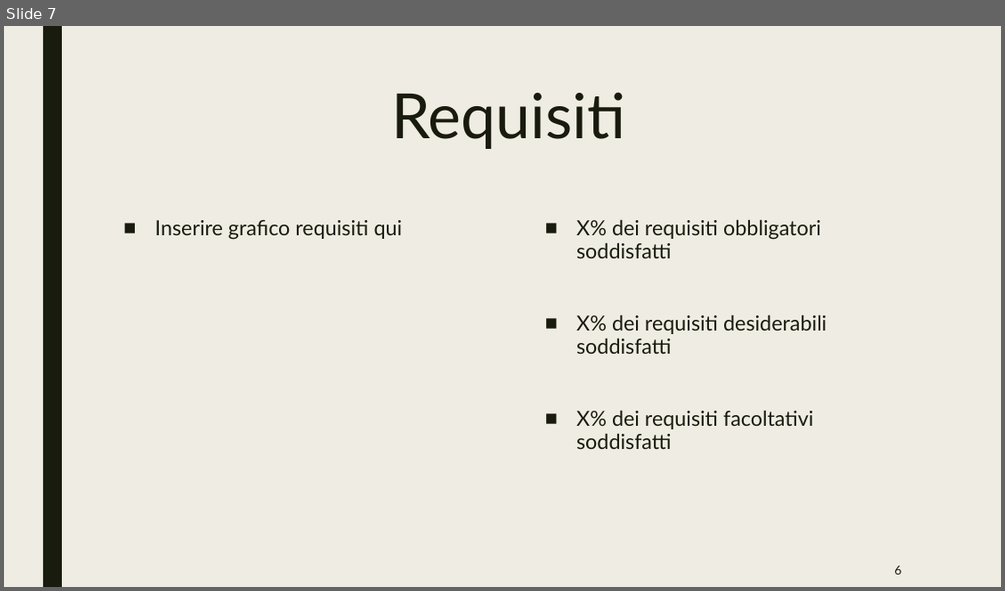
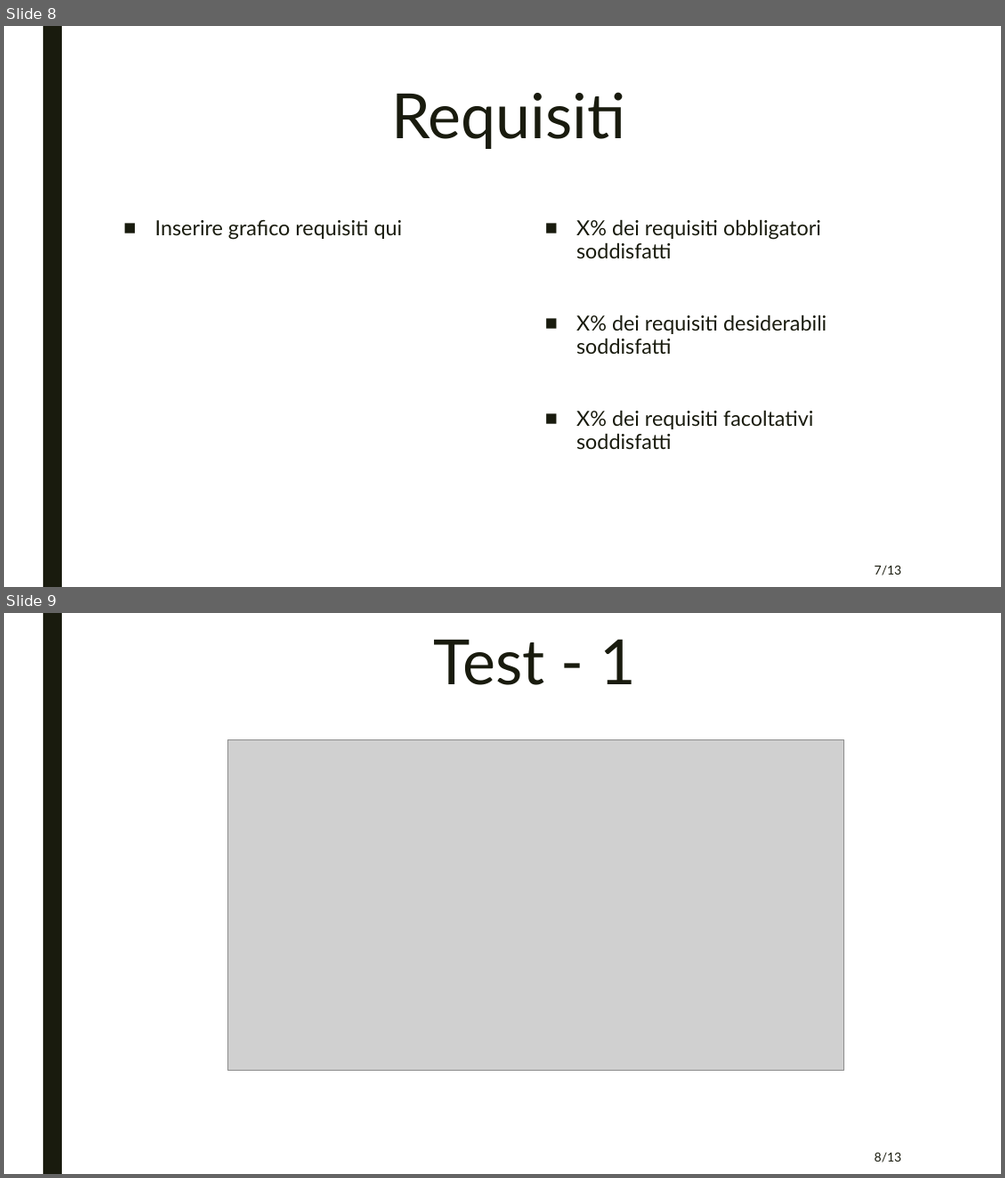
Before and after one commit to team404swe/Documenti, a slide deck: presentazione/RA/presentazioneRA.pptx. Shown one above the other, each under a label of ours: slide 7 before the commit, slides 8 and 9 after it. The pictures are 1005x591 and 1005x1178 pixels, drawn with LibreOffice and Linux fonts; fonts in the diff are those of the drawing; grey boxes stand for pictures. Boxes give left, top, right and bottom in pixels: in the first picture for what was removed or moved away, otherwise in the second. Text is boxed around its words. In the diff, an @@ line names an element or a change of style, - is before the commit and + after.

```diff
--- a/presentazione/RA/presentazioneRA.pptx
+++ b/presentazione/RA/presentazioneRA.pptx
@@ slide 9 added at box(4, 613, 1001, 1174), background #FFFFFF; not listed: 1 template element that a slide beside it also shows @@
@@ title added at box(434, 639, 637, 685), 60 pt, text #191B0E @@
+Test - 1
@@ picture added at box(228, 739, 844, 1070) @@
@@ page number added at box(874, 1152, 902, 1162), 12 pt, text #191B0E @@
+8/13
@@ what was slide 7 is now slide 8 @@
@@ slide 8 changed as well @@
@@ background #EFEDE3 to #FFFFFF @@
@@ page number at box(874, 565, 902, 575): text changed @@
-6
+7/13
```
Also in this commit, not shown: 10 other slides changed, 2 other slides added, 1 slide removed.
